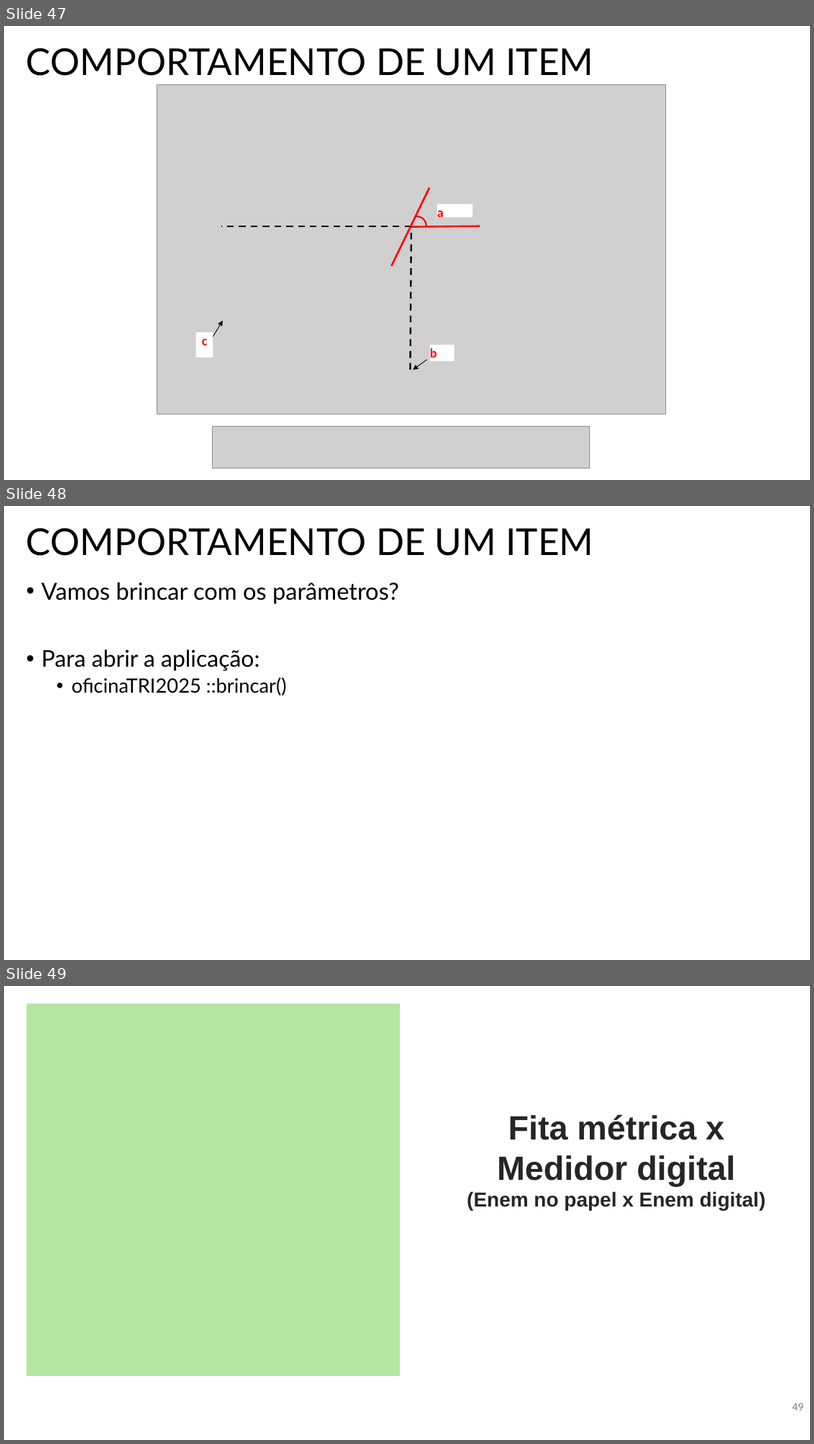
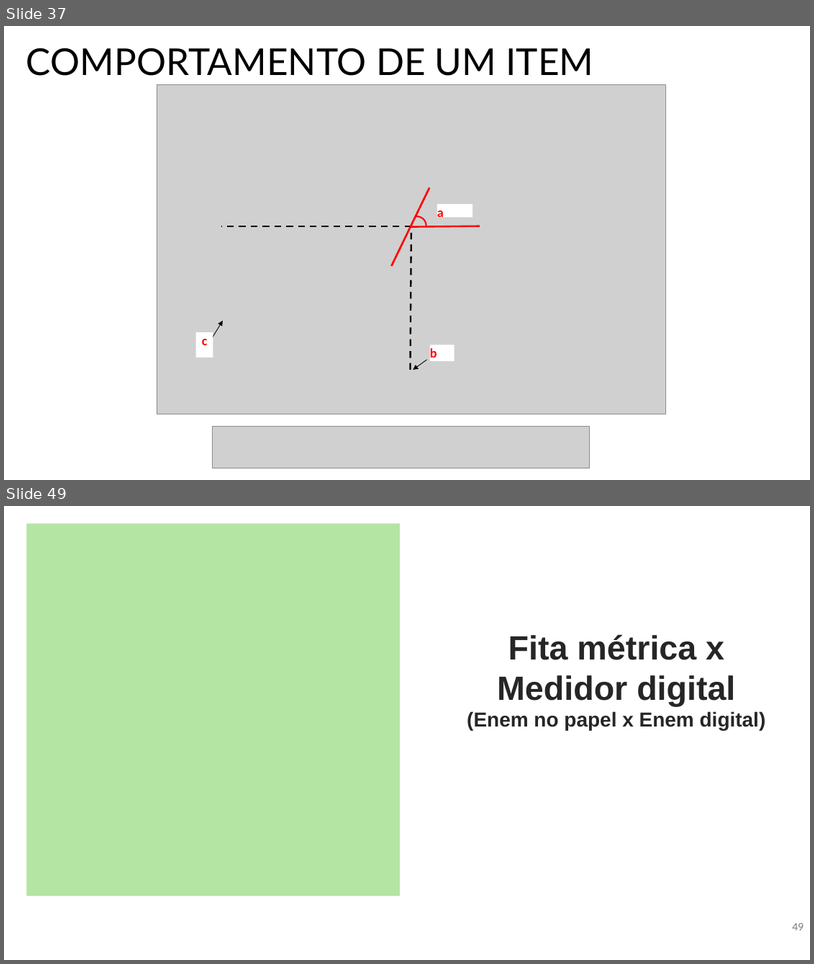
Before and after one commit to catvantelab/oficinaTRI2025, a slide deck: apresentacao/ampliando_regua.pptx. Shown one above the other, each under a label of ours: slides 47, 48 and 49 before the commit, slides 37 and 49 after it; the slides between them are not shown. The pictures are 814x1444 and 814x964 pixels, drawn with LibreOffice and Linux fonts; fonts in the diff are those of the drawing; grey boxes stand for pictures. Boxes give left, top, right and bottom in pixels: in the first picture for what was removed or moved away, otherwise in the second. Text is boxed around its words. In the diff, an @@ line names an element or a change of style, - is before the commit and + after.

```diff
--- a/apresentacao/ampliando_regua.pptx
+++ b/apresentacao/ampliando_regua.pptx
@@ slide 48 removed at [4,506,810,960], background #FFFFFF @@
@@ title removed at [26,528,594,556] @@
-COMPORTAMENTO DE UM ITEM
@@ text removed at [41,582,399,695] @@
-• Vamos brincar com os parâmetros?
-• Para abrir a aplicação:
-  • oficinaTRI2025 ::brincar()
@@ what was slide 47 is now slide 37 @@
```
Also in this commit, not shown: 4 slides changed, 1 slide added, 2 other files.
